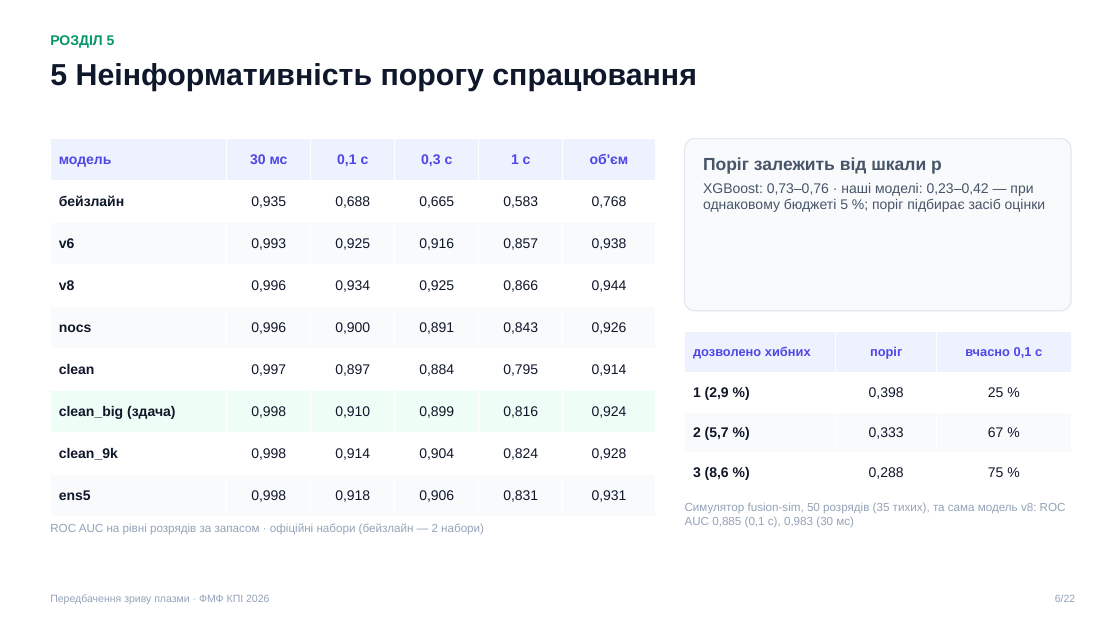
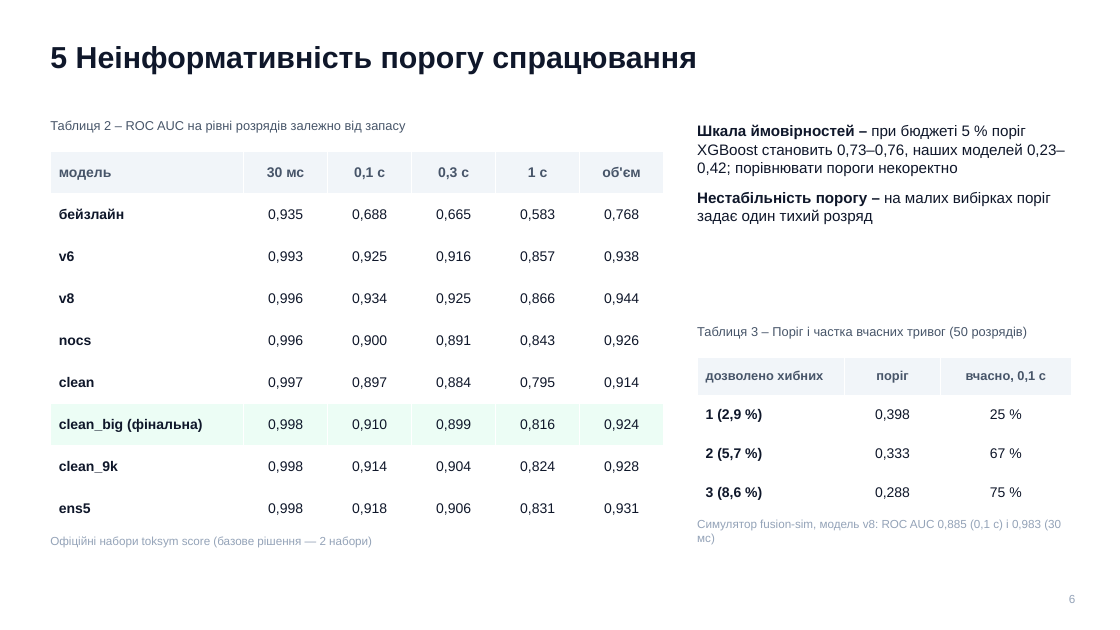
Before and after one commit to llllenah/plasma-disruption-prediction, a slide deck: slide 6 of docs/presentation.pptx. Drawn at 1120x630 pixels with LibreOffice and Linux fonts; fonts in the diff are those of the drawing. Boxes give left, top, right and bottom in pixels: in the first picture for what was removed or moved away, otherwise in the second. Text is boxed around its words. In the diff, an @@ line names an element or a change of style, - is before the commit and + after.

Commit message:
Presentation v4: academic layout, numbered figures and tables (DSTU 3008), diagnostic signals figure

```diff
--- a/docs/presentation.pptx
+++ b/docs/presentation.pptx
@@ text "5 Неінформативність порогу спрацювання": place and size @@
-text "5 Неінформативність порогу спрацювання" at [50,63,697,91]
+text "5 Неінформативність порогу спрацювання" at [50,46,697,74]
@@ text removed at [50,35,115,48] @@
-РОЗДІЛ 5
@@ text added at [50,120,405,133], 11 pt, text #475569 @@
+Таблиця 2 – ROC AUC на рівні розрядів залежно від запасу
@@ rounded rectangle removed at [685,139,1071,311] @@
@@ text at [697,124,1065,224]: text changed; size 12 to 13 pt; text colour #475569 to #0F172A @@
-Поріг залежить від шкали p
-XGBoost: 0,73–0,76 · наші моделі: 0,23–0,42 — при однаковому бюджеті 5 %; поріг підбирає засіб оцінки
+Шкала ймовірностей – при бюджеті 5 % поріг XGBoost становить 0,73–0,76, наших моделей 0,23–0,42; порівнювати пороги некоректно
+Нестабільність порогу – на малих вибірках поріг задає один тихий розряд
@@ table at [50,151,664,529] @@
-row 7, column 1: clean_big (здача)
+row 7, column 1: clean_big (фінальна)
@@ fill #EEF2FF to #F1F5F9 in row 1 @@
@@ fill #F8FAFC to #FFFFFF in 18 cells @@
@@ fill #EEFDF5 to #ECFDF5 in row 7 @@
@@ text colour #4F46E5 to #475569 in "модель", "30 мс", "0,1 с", "0,3 с" and 2 more places @@
@@ table: place and size @@
-table at [50,139,655,517]
+table at [50,151,664,529]
@@ text added at [697,326,1027,339], 11 pt, text #475569 @@
+Таблиця 3 – Поріг і частка вчасних тривог (50 розрядів)
@@ table at [697,357,1071,512] @@
-row 1, column 3: вчасно 0,1 с
+row 1, column 3: вчасно, 0,1 с
@@ fill #EEF2FF to #F1F5F9 in row 1 @@
@@ fill #F8FAFC to #FFFFFF in row 3 @@
@@ text colour #4F46E5 to #475569 in "дозволено хибних", "поріг" @@
@@ table: place and size @@
-table at [685,332,1071,493]
+table at [697,357,1071,512]
@@ text at [50,536,372,547]: text changed @@
-ROC AUC на рівні розрядів за запасом · офіційні набори (бейзлайн — 2 набори)
+Офіційні набори toksym score (базове рішення — 2 набори)
@@ text at [697,519,1061,544]: text changed @@
-Симулятор fusion-sim, 50 розрядів (35 тихих), та сама модель v8: ROC AUC 0,885 (0,1 с), 0,983 (30 мс)
+Симулятор fusion-sim, модель v8: ROC AUC 0,885 (0,1 с) і 0,983 (30 мс)
@@ text removed at [50,594,269,604] @@
-Передбачення зриву плазми · ФМФ КПІ 2026
@@ text at [1069,595,1075,603]: text changed; size 9 to 10 pt @@
-6/22
+6
```
Also in this commit, not shown: 19 other slides changed, 2 slides added, 2 slides removed, 5 other files.
